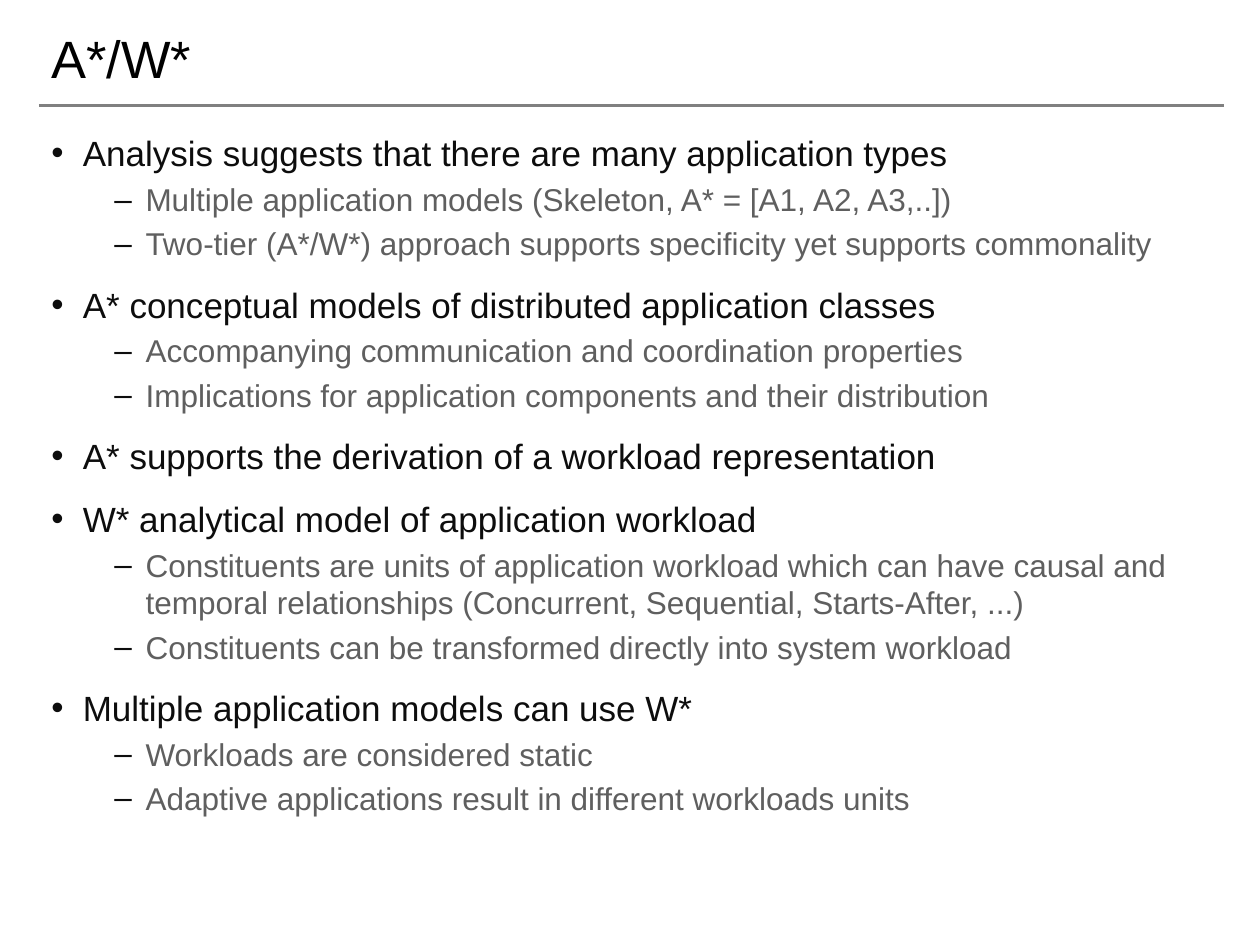
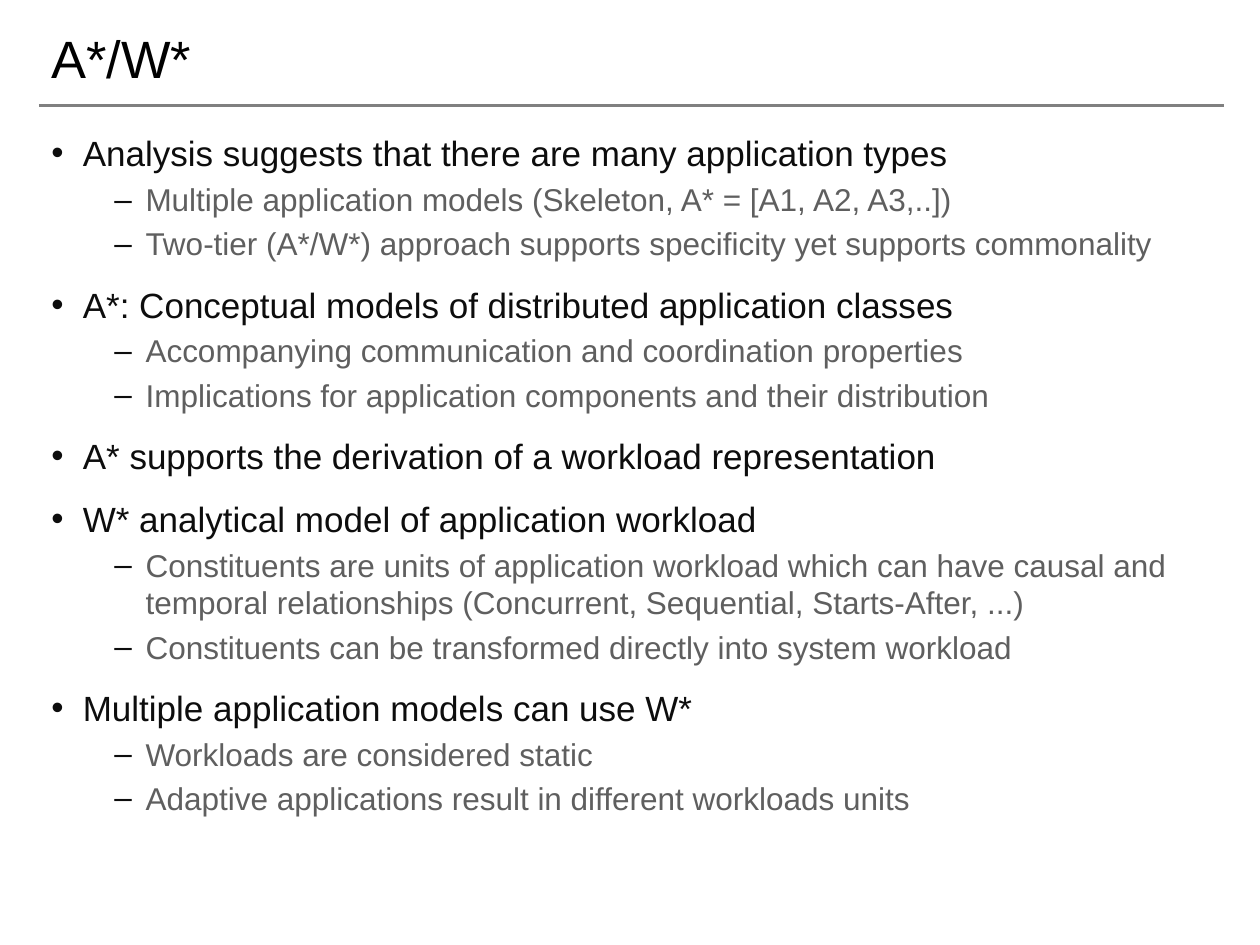
Before and after one commit to saga-project/NGMW, a slide deck: slide 12 of presentations/radical-modsim.pptx. Drawn at 1260x945 pixels with LibreOffice and Linux fonts; fonts in the diff are those of the drawing; background and template pictures are left out. Boxes give left, top, right and bottom in pixels: in the first picture for what was removed or moved away, otherwise in the second. Text is boxed around its words. In the diff, an @@ line names an element or a change of style, - is before the commit and + after.

```diff
--- a/presentations/radical-modsim.pptx
+++ b/presentations/radical-modsim.pptx
@@ text at box(83, 292, 953, 324): text changed @@
-• A* conceptual models of distributed application classes
+• A*: Conceptual models of distributed application classes
```
Also in this commit, not shown: 1 other slide changed.
